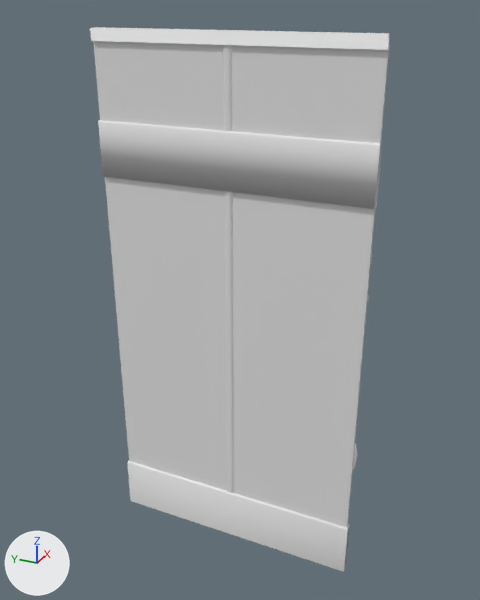
What one commit did to the FBX model Assets/Models/Coliseum/Wall/StainedGlassWall_low.fbx.
Camera for both pictures: a 50 mm lens placed at (-3.96, -1.86, 4.18), pointed at (0.09, -0.04, 2.16). Lighting does not change. The marker at lower left points along +X, +Y and +Z. Where no turn or scale is listed for an object, it has been applied to the vertices. Vertices at the same position are counted once.

In view in the first picture: 'StainedGlassWall_low'.
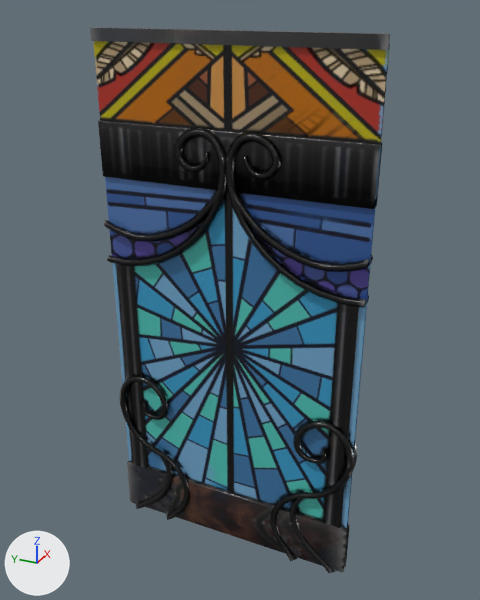
The newer file is also turned or shifted as a whole; pictures and numbers use the older file's frame.

What changed in the scene script:
```text
Add mat_material:
    mat_material = bpy.data.materials.new('Material')
    # uses the picture img_stainedglasswall_low_material_basecolor_jpg
    # uses the picture img_stainedglasswall_low_material_metallic_jpg
    # uses the picture img_stainedglasswall_low_material_roughness_jpg
Change me_stainedglasswall_low:
    verts and faces of me_stainedglasswall_low; kept vertices keep their numbers, new ones are numbered from 924
    remove me_stainedglasswall_low.from_pydata(...)  # 924 vertices, 852 faces; spans x -0.03..0.09, y -1.01..1.01, z 0.0..3.99
    add me_stainedglasswall_low.from_pydata(...)  # 1779 vertices, 1666 faces; spans x -0.1..0.09, y -1.01..1.01, z 0.0..3.99
    me_stainedglasswall_low part 1: the loose piece of 12 vertices spanning x 0.0..0.03, y 0.8..0.95, z 0.36..2.35 is copied, and the copy is scaled about its middle by (-1.67, -1, 1), then moved by (-0.02, -1.74, 0.0), in mat_material; it spans x -0.03..0.01, y -0.95..-0.8, z 0.36..2.35
    me_stainedglasswall_low part 2: the loose piece of 12 vertices spanning x 0.0..0.03, y -0.94..-0.79, z 0.36..2.35 is copied, and the copy is scaled about its middle by (-1.67, -1, 1), then moved by (-0.02, 1.74, 0.0), in mat_material; it spans x -0.03..0.01, y 0.79..0.94, z 0.36..2.35
    me_stainedglasswall_low part 3: the loose piece of 56 vertices spanning x 0.0..0.07, y -0.99..-0.03, z 2.55..3.02 is copied, and the copy is mirrored in x about its middle, then moved by (-0.08, 0.0, 0.0), in mat_material; it spans x -0.08..-0.01, y -0.99..-0.03, z 2.55..3.02
    me_stainedglasswall_low part 4: the loose piece of 255 vertices spanning x 0.01..0.07, y -0.99..0.99, z 2.33..3.4 is copied, and the copy is turned -180 degrees about the z axis through its middle, then moved by (-0.08, 0.0, 0.0), in mat_material; it spans x -0.08..-0.02, y -0.99..0.99, z 2.33..3.4
    me_stainedglasswall_low part 5: the loose piece of 44 vertices spanning x -0.01..0.08, y -0.94..-0.53, z 0.0..0.68 is copied, and the copy is mirrored in x about its middle, then moved by (-0.08, 0.0, 0.0), in mat_material; it spans x -0.09..0.0, y -0.94..-0.53, z 0.0..0.68
    me_stainedglasswall_low part 6: the loose piece of 188 vertices spanning x -0.02..0.09, y -1.01..-0.37, z 0.0..1.39 is copied, and the copy is mirrored in x about its middle, then moved by (-0.08, 0.0, 0.0), in mat_material; it spans x -0.1..0.01, y -1.01..-0.37, z 0.0..1.39
    me_stainedglasswall_low part 7: the loose piece of 56 vertices spanning x 0.0..0.07, y 0.03..0.99, z 2.55..3.02 is copied, and the copy is mirrored in x about its middle, then moved by (-0.08, 0.0, 0.0), in mat_material; it spans x -0.08..-0.01, y 0.03..0.99, z 2.55..3.02
    me_stainedglasswall_low part 8: the loose piece of 44 vertices spanning x -0.01..0.08, y 0.53..0.94, z 0.0..0.68 is copied, and the copy is mirrored in x about its middle, then moved by (-0.08, 0.0, 0.0), in mat_material; it spans x -0.09..0.0, y 0.53..0.94, z 0.0..0.68
    me_stainedglasswall_low part 9: the loose piece of 188 vertices spanning x -0.02..0.09, y 0.37..1.01, z 0.0..1.39 is copied, and the copy is mirrored in x about its middle, then moved by (-0.08, 0.0, 0.0), in mat_material; it spans x -0.1..0.01, y 0.37..1.01, z 0.0..1.39
    me_stainedglasswall_low part 10
    add for i in [28, 30, 32, 36]: verts[i] += (-0.01, 0.0, 0.0)
    me_stainedglasswall_low part 11: 852 faces spanning x -0.04..0.09, y -1.01..1.01, z 0.0..3.99 switch from mat_material_001 (white #e7e7e7) to mat_material
```

Changed parts and their boxes [x1, y1, x2, y2] in the pictures (480 x 600 px; the box of a moved part takes in the faces that stretch with it):
'StainedGlassWall_low', reshaped: before [90, 27, 390, 571]; after [90, 27, 390, 573]
part 1 of me_stainedglasswall_low, added (black): after [323, 303, 359, 528]
part 2 of me_stainedglasswall_low, added (black): after [116, 264, 148, 468]
part 3 of me_stainedglasswall_low, added (black): after [232, 192, 370, 272]
part 4 of me_stainedglasswall_low, added (black): after [107, 128, 366, 308]
part 5 of me_stainedglasswall_low, added (black): after [289, 498, 336, 573]
part 6 of me_stainedglasswall_low, added (black): after [270, 421, 354, 562]
part 7 of me_stainedglasswall_low, added (black): after [104, 190, 218, 242]
part 8 of me_stainedglasswall_low, added: after [136, 457, 173, 509]
part 9 of me_stainedglasswall_low, added (black): after [119, 375, 190, 520]
part 10 of me_stainedglasswall_low, moved or reshaped: before [127, 462, 348, 571]; after [127, 462, 348, 573]
part 11 of me_stainedglasswall_low, recoloured: [90, 27, 390, 567] in both
